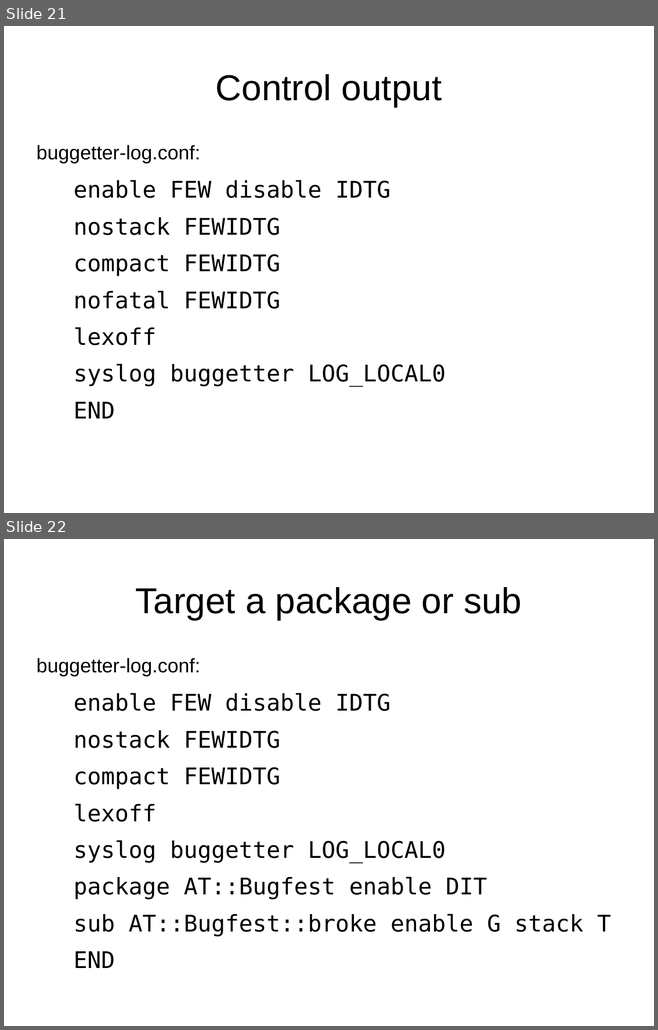
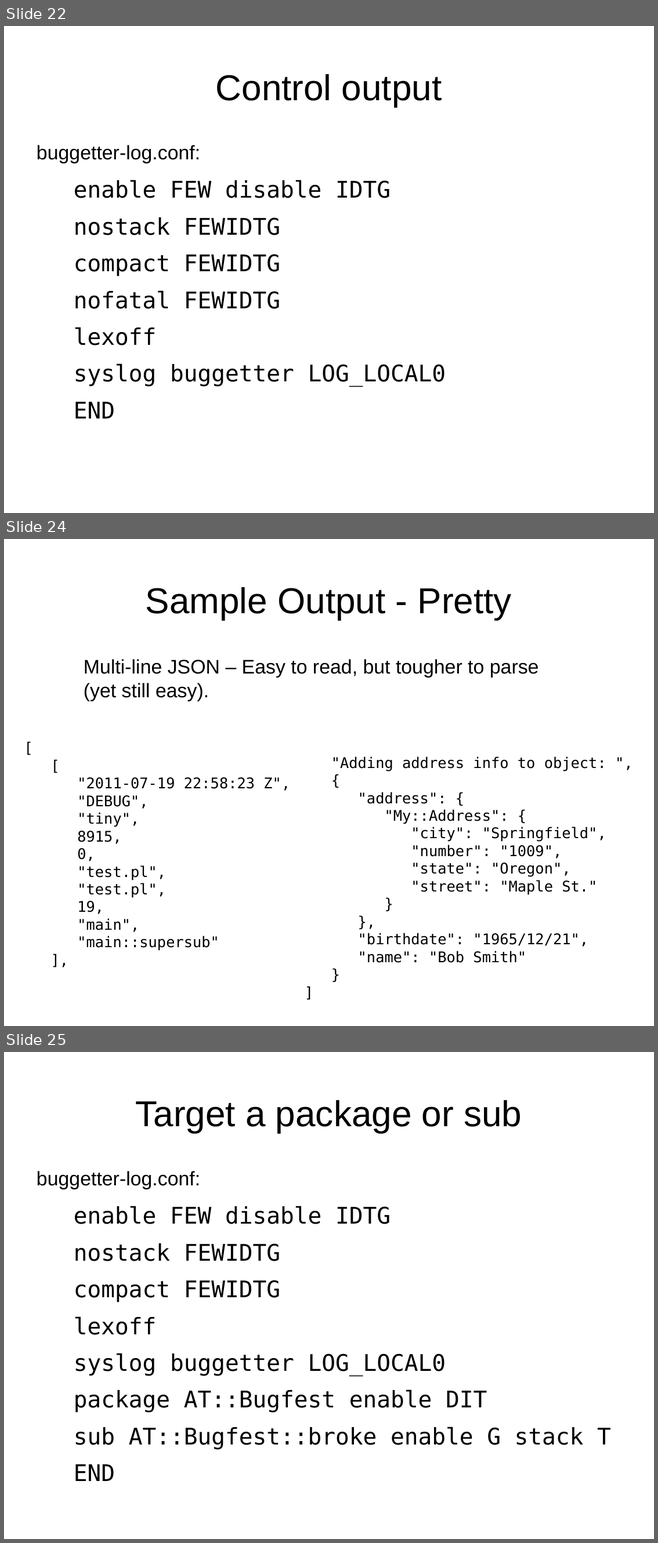
Before and after one commit to daotoad/Log-Lager, a slide deck: doc/Log-Lager.odp. Shown one above the other, each under a label of ours: slides 21 and 22 before the commit, slides 22, 24 and 25 after it; the slides between them are not shown. The pictures are 658x1030 and 658x1543 pixels, drawn with LibreOffice and Linux fonts; fonts in the diff are those of the drawing. Boxes give left, top, right and bottom in pixels: in the first picture for what was removed or moved away, otherwise in the second. Text is boxed around its words. In the diff, an @@ line names an element or a change of style, - is before the commit and + after.

```diff
--- a/doc/Log-Lager.odp
+++ b/doc/Log-Lager.odp
@@ slide 24 added at [4,539,654,1026], background #FFFFFF @@
@@ title added at [146,587,511,620], 44 pt, text #000000 @@
+Sample Output - Pretty
@@ text added at [83,659,539,701], 24 pt, text #000000 @@
+Multi-line JSON – Easy to read, but tougher to parse (yet still easy).
@@ text added at [331,756,606,963], 18 pt, text #000000 @@
+"Adding address info to object: ",
+{
+"address": {
+"My::Address": {
+"city": "Springfield",
+"number": "1009",
+"state": "Oregon",
+"street": "Maple St."
+}
+},
+"birthdate": "1965/12/21",
+"name": "Bob Smith"
+}
+]
@@ text added at [77,777,290,951], 18 pt, text #000000 @@
+[
+[
+"2011-07-19 22:58:23 Z",
+"DEBUG",
+"tiny",
+8915,
+0,
+"test.pl",
+"test.pl",
+19,
+"main",
+"main::supersub"
+],
@@ what was slide 21 is now slide 22 @@
@@ what was slide 22 is now slide 25 @@
```
Also in this commit, not shown: 3 other slides added.
